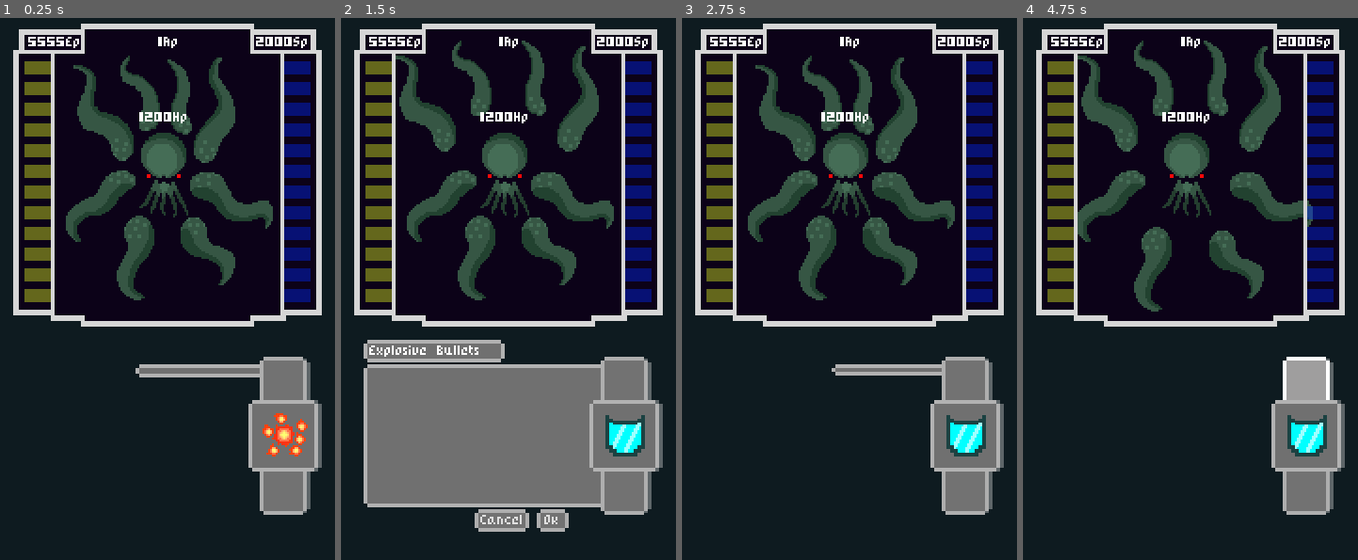
Above: before the commit, frames 1-4 (left to right).
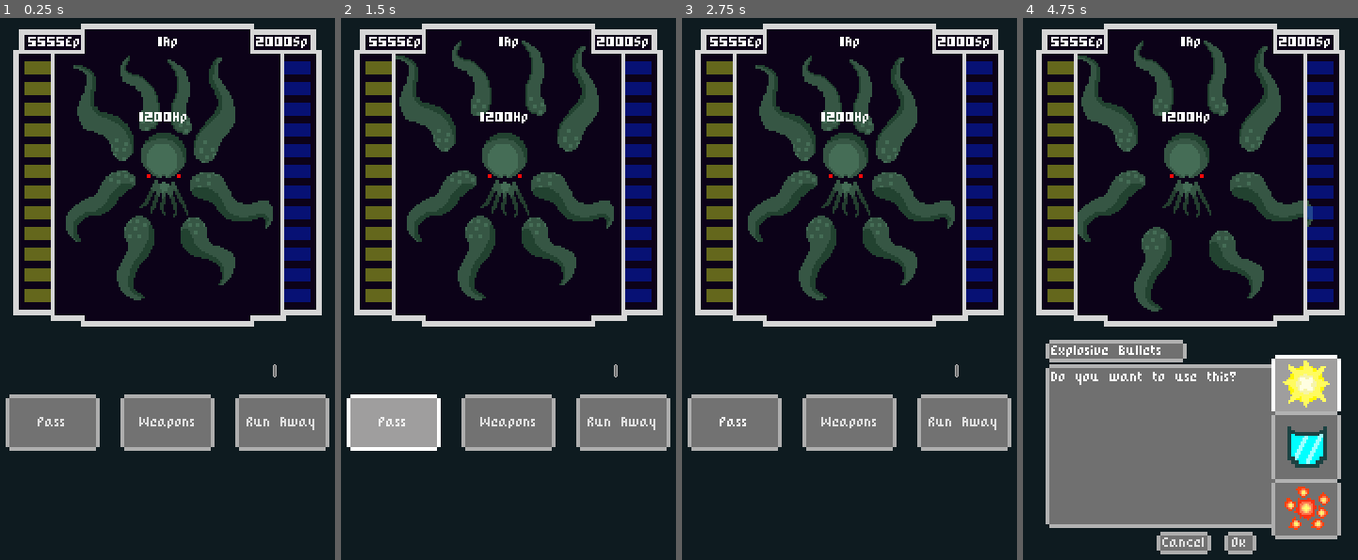
Above: after the commit, the same moments.

Repository: Razzf/SpaceRpg
Game: Godot game, scene res://Scenes/Battle.tscn
The game is run twice, just before and just after one commit, with the same random seed, the same clock (stepped at 60 frames per second) and the same inputs. The project has no main scene, so this scene is started directly.
Inputs (mouse positions are in pixels of both pictures, inside the frame that each line leads up to; where the layout moved, square brackets give the same spot in the first picture):
- Up to frame 1 (0.25 s): no input
- Up to frame 2 (1.5 s): click (625, 381) at 0.52 s; click (394, 424) at 1.25 s, where only the run after the commit has a clickable "Pass"
- Up to frame 3 (2.75 s): click (842, 522) at 2 s, where only the run before the commit has a clickable "Cancel"
- Up to frame 4 (4.75 s): click (1307, 489) at 2.77 s; click (1190, 424) at 3.5 s, where only the run after the commit has a clickable "Weapons"; click (1307, 386) [1307, 381] at 4.25 s

The runs differ from the first frame. In frame 1, 11% of the frame differs, in the area x 1-99%, y 62-92%; in frame 2, 23%; in frame 3, 11%; in frame 4, 28%, in the area x 6-97%, y 59-99%.

Commit message:
UI improved

Diff:
--- a/Scenes/Battle.tscn
+++ b/Scenes/Battle.tscn
@@ -15,10 +15,6 @@
 [ext_resource path="res://Scripts/ShipStats.gd" type="Script" id=23]
 [ext_resource path="res://Scripts/StatsContainer.gd" type="Script" id=24]
 
-[sub_resource type="StyleBoxEmpty" id=1]
-
-[sub_resource type="StyleBoxFlat" id=2]
-
 [sub_resource type="Animation" id=3]
 resource_name = "PanelAppear"
 tracks/0/type = "value"
@@ -31,7 +27,7 @@
 "times": PoolRealArray( 0, 0.2, 0.4, 0.6, 0.8, 1 ),
 "transitions": PoolRealArray( 1, 1, 1, 1, 1, 1 ),
 "update": 0,
-"values": [ Vector2( 2, 7 ), Vector2( 60, 7 ), Vector2( 120, 7 ), Vector2( 135, 40 ), Vector2( 135, 60 ), Vector2( 135, 76 ) ]
+"values": [ Vector2( 2, 7 ), Vector2( 77, 7 ), Vector2( 135, 7 ), Vector2( 135, 40 ), Vector2( 135, 70 ), Vector2( 135, 87 ) ]
 }
 
 [sub_resource type="Animation" id=4]
@@ -46,12 +42,16 @@
 "times": PoolRealArray( 0, 0.2, 0.4, 0.6, 0.8, 1 ),
 "transitions": PoolRealArray( 1, 1, 1, 1, 1, 1 ),
 "update": 0,
-"values": [ Vector2( 87, 120 ), Vector2( 87, 80 ), Vector2( 87, 40 ), Vector2( 87, 6 ), Vector2( 40, 6 ), Vector2( 2, 6 ) ]
+"values": [ Vector2( 135, 87 ), Vector2( 135, 47 ), Vector2( 135, 25 ), Vector2( 135, 6 ), Vector2( 73, 6 ), Vector2( 2, 6 ) ]
 }
 
 [sub_resource type="StyleBoxEmpty" id=5]
 
 [sub_resource type="StyleBoxFlat" id=6]
+
+[sub_resource type="StyleBoxEmpty" id=11]
+
+[sub_resource type="StyleBoxFlat" id=12]
 
 [sub_resource type="StyleBoxEmpty" id=7]
 
@@ -95,46 +95,11 @@
 "_edit_use_anchors_": false
 }
 
-[node name="TwoUpperBtns" type="VBoxContainer" parent="UI"]
-visible = false
-self_modulate = Color( 1, 1, 1, 0.54902 )
-margin_left = 14.0
-margin_top = 50.0
-margin_right = 46.0
-margin_bottom = 122.0
-custom_constants/separation = 8
-__meta__ = {
-"_edit_use_anchors_": false
-}
-
-[node name="Button2" type="Button" parent="UI/TwoUpperBtns"]
-self_modulate = Color( 1, 1, 1, 0.666667 )
-margin_right = 32.0
-margin_bottom = 32.0
-rect_min_size = Vector2( 32, 32 )
-custom_styles/hover = ExtResource( 3 )
-custom_styles/pressed = ExtResource( 2 )
-custom_styles/focus = SubResource( 1 )
-custom_styles/disabled = SubResource( 2 )
-custom_styles/normal = ExtResource( 1 )
-
-[node name="Button3" type="Button" parent="UI/TwoUpperBtns"]
-self_modulate = Color( 1, 1, 1, 0.666667 )
-margin_top = 40.0
-margin_right = 32.0
-margin_bottom = 72.0
-rect_min_size = Vector2( 32, 32 )
-custom_styles/hover = ExtResource( 3 )
-custom_styles/pressed = ExtResource( 2 )
-custom_styles/focus = SubResource( 1 )
-custom_styles/disabled = SubResource( 2 )
-custom_styles/normal = ExtResource( 1 )
-
 [node name="InfPanel" type="Panel" parent="UI"]
 margin_left = 148.0
 margin_top = 211.0
-margin_right = 148.0
-margin_bottom = 211.0
+margin_right = 150.0
+margin_bottom = 218.0
 rect_scale = Vector2( -1, 1 )
 custom_styles/panel = ExtResource( 21 )
 script = ExtResource( 20 )
@@ -169,10 +134,10 @@
 }
 
 [node name="OkBtn" type="Button" parent="UI/InfPanel"]
-margin_left = 43.0
-margin_top = 77.0
-margin_right = 60.0
-margin_bottom = 89.0
+margin_left = 40.0
+margin_top = 89.0
+margin_right = 57.0
+margin_bottom = 101.0
 rect_scale = Vector2( -1, 1 )
 custom_styles/hover = ExtResource( 3 )
 custom_styles/pressed = ExtResource( 2 )
@@ -187,9 +152,9 @@
 
 [node name="CancelBtn" type="Button" parent="UI/InfPanel"]
 margin_left = 76.0
-margin_top = 77.0
+margin_top = 89.0
 margin_right = 105.0
-margin_bottom = 89.0
+margin_bottom = 101.0
 rect_scale = Vector2( -1, 1 )
 custom_styles/hover = ExtResource( 3 )
 custom_styles/pressed = ExtResource( 2 )
@@ -209,21 +174,72 @@
 margin_bottom = 73.0
 rect_scale = Vector2( -1, 1 )
 custom_fonts/normal_font = ExtResource( 22 )
-__meta__ = {
-"_edit_use_anchors_": false
-}
-
-[node name="WeaponController" type="CenterContainer" parent="UI"]
-margin_left = 133.0
-margin_top = 206.0
-margin_right = 170.0
-margin_bottom = 292.0
+text = "Do you want to use this?"
+__meta__ = {
+"_edit_use_anchors_": false
+}
+
+[node name="ActiobButtons" type="HBoxContainer" parent="UI/InfPanel"]
+margin_left = 144.0
+margin_top = 16.0
+margin_right = 316.0
+margin_bottom = 46.0
+rect_scale = Vector2( -1, 1 )
+custom_constants/separation = 11
+__meta__ = {
+"_edit_use_anchors_": false
+}
+
+[node name="btn" type="Button" parent="UI/InfPanel/ActiobButtons"]
+margin_right = 50.0
+margin_bottom = 30.0
+rect_min_size = Vector2( 50, 30 )
+custom_styles/hover = ExtResource( 3 )
+custom_styles/pressed = ExtResource( 2 )
+custom_styles/focus = SubResource( 11 )
+custom_styles/disabled = SubResource( 12 )
+custom_styles/normal = ExtResource( 1 )
+custom_fonts/font = ExtResource( 22 )
+text = "Pass"
+
+[node name="ShoWeaponsBtn" type="Button" parent="UI/InfPanel/ActiobButtons"]
+margin_left = 61.0
+margin_right = 111.0
+margin_bottom = 30.0
+rect_min_size = Vector2( 50, 30 )
+custom_styles/hover = ExtResource( 3 )
+custom_styles/pressed = ExtResource( 2 )
+custom_styles/focus = SubResource( 11 )
+custom_styles/disabled = SubResource( 12 )
+custom_styles/normal = ExtResource( 1 )
+custom_fonts/font = ExtResource( 22 )
+text = "Weapons"
+
+[node name="btn3" type="Button" parent="UI/InfPanel/ActiobButtons"]
+margin_left = 122.0
+margin_right = 172.0
+margin_bottom = 30.0
+rect_min_size = Vector2( 50, 30 )
+custom_styles/hover = ExtResource( 3 )
+custom_styles/pressed = ExtResource( 2 )
+custom_styles/focus = SubResource( 11 )
+custom_styles/disabled = SubResource( 12 )
+custom_styles/normal = ExtResource( 1 )
+custom_fonts/font = ExtResource( 22 )
+text = "Run Away"
+
+[node name="WeaponController" type="CenterContainer" parent="UI/InfPanel"]
+margin_left = 15.0
+margin_top = -5.0
+margin_right = 52.0
+margin_bottom = 81.0
+rect_scale = Vector2( -1, 1 )
 script = ExtResource( 14 )
 __meta__ = {
 "_edit_use_anchors_": false
 }
 
-[node name="UpDownBtns" type="VBoxContainer" parent="UI/WeaponController"]
+[node name="UpDownBtns" type="VBoxContainer" parent="UI/InfPanel/WeaponController"]
 margin_left = 6.0
 margin_top = 1.0
 margin_right = 31.0
@@ -231,7 +247,7 @@
 rect_min_size = Vector2( 23, 60 )
 custom_constants/separation = 34
 
-[node name="UpButton" type="Button" parent="UI/WeaponController/UpDownBtns"]
+[node name="UpButton" type="Button" parent="UI/InfPanel/WeaponController/UpDownBtns"]
 margin_right = 25.0
 margin_bottom = 25.0
 rect_min_size = Vector2( 25, 25 )
@@ -241,7 +257,7 @@
 custom_styles/disabled = SubResource( 8 )
 custom_styles/normal = ExtResource( 1 )
 
-[node name="DownButton" type="Button" parent="UI/WeaponController/UpDownBtns"]
+[node name="DownButton" type="Button" parent="UI/InfPanel/WeaponController/UpDownBtns"]
 margin_top = 59.0
 margin_right = 25.0
 margin_bottom = 84.0
@@ -252,14 +268,14 @@
 custom_styles/disabled = SubResource( 10 )
 custom_styles/normal = ExtResource( 1 )
 
-[node name="WeaponIcon" type="Panel" parent="UI/WeaponController"]
+[node name="WeaponIcon" type="Panel" parent="UI/InfPanel/WeaponController"]
 margin_top = 24.0
 margin_right = 37.0
 margin_bottom = 62.0
 rect_min_size = Vector2( 37, 38 )
 custom_styles/panel = ExtResource( 21 )
 
-[node name="Sprite" type="Sprite" parent="UI/WeaponController/WeaponIcon"]
+[node name="Sprite" type="Sprite" parent="UI/InfPanel/WeaponController/WeaponIcon"]
 position = Vector2( 19, 19 )
 
 [node name="StatsContainer" type="HBoxContainer" parent="UI"]
@@ -309,7 +325,10 @@
 [connection signal="Ap_Changed" from="SpaceShip" to="UI/StatsContainer" method="_on_ShipStats_Ap_Changed"]
 [connection signal="Energy_Changed" from="SpaceShip" to="UI/StatsContainer" method="_on_ShipStats_Energy_Changed"]
 [connection signal="Shield_Changed" from="SpaceShip" to="UI/StatsContainer" method="_on_ShipStats_Shield_Changed"]
+[connection signal="end_turn" from="Enemy" to="UI/InfPanel" method="_on_Enemy_end_turn"]
 [connection signal="pressed" from="UI/InfPanel/OkBtn" to="UI/InfPanel" method="_on_OkBtn_pressed"]
 [connection signal="pressed" from="UI/InfPanel/CancelBtn" to="UI/InfPanel" method="_on_CancelBtn_pressed"]
-[connection signal="pressed" from="UI/WeaponController/UpDownBtns/UpButton" to="UI/WeaponController" method="_on_UpButton_pressed"]
-[connection signal="pressed" from="UI/WeaponController/UpDownBtns/DownButton" to="UI/WeaponController" method="_on_DownButton_pressed"]
+[connection signal="pressed" from="UI/InfPanel/ActiobButtons/ShoWeaponsBtn" to="UI/InfPanel" method="_on_ShoWeaponsBtn_pressed"]
+[connection signal="weapon_Changed" from="UI/InfPanel/WeaponController" to="UI/InfPanel" method="_on_WeaponController_weapon_Changed"]
+[connection signal="pressed" from="UI/InfPanel/WeaponController/UpDownBtns/UpButton" to="UI/InfPanel/WeaponController" method="_on_UpButton_pressed"]
+[connection signal="pressed" from="UI/InfPanel/WeaponController/UpDownBtns/DownButton" to="UI/InfPanel/WeaponController" method="_on_DownButton_pressed"]
--- a/Scripts/InfPAnel.gd
+++ b/Scripts/InfPAnel.gd
@@ -5,6 +5,8 @@
 onready var OkBtn = $OkBtn
 onready var CancelBtn = $CancelBtn
 onready var InfText = $InfText
+onready var ActionBtns = $ActiobButtons
+onready var weaponController = $WeaponController
 var _animation = Animation.new()
 var PanelAbleToAppear = true
 
@@ -13,29 +15,13 @@
 #onready var weapon = battle_units.ShipStats.find_node("Weapon", true, false)
 
 func _ready():
-	print(str(weapon))
-	pass
+	weaponController.hide()
 	TittleLabel.hide()
 	TittlePanel.hide()
 	OkBtn.hide()
 	CancelBtn.hide()
 	InfText.hide()
-	if PanelAbleToAppear:
-		animation.play("PanelAppear")
-		yield(animation,"animation_finished")
-		TittlePanel.show()
-		TittleLabel.show()
-		InfText.show()
-		TittleLabel.text = weapon._name
-
-		OkBtn.show()
-		CancelBtn.show()
-		PanelAbleToAppear = false
-
-
-
-
-
+	pass
 
 func _on_OkBtn_pressed():
 	TittleLabel.hide()
@@ -45,17 +31,19 @@
 	InfText.hide()
 	animation.play("PanelDisappear")
 	yield(animation,"animation_finished")
+	weaponController.hide()
 	PanelAbleToAppear = true
 	var enemy = battle_units.Enemy
 	var ship = battle_units.ShipStats
 	if enemy != null and ship != null:
 		enemy.take_damage(weapon.power)
-		ship.energy -= 200
+		ship.energy -= weapon.cost
 		ship.ap -= 1
 		print("attacking")
 
 
 func _on_CancelBtn_pressed():
+	weaponController.hide()
 	TittleLabel.hide()
 	TittlePanel.hide()
 	OkBtn.hide()
@@ -64,3 +52,32 @@
 	animation.play("PanelDisappear")
 	yield(animation,"animation_finished")
 	PanelAbleToAppear = true
+
+
+func _on_Enemy_end_turn():
+	weaponController.hide()
+	TittleLabel.hide()
+	TittlePanel.hide()
+	OkBtn.hide()
+	CancelBtn.hide()
+	InfText.hide()
+	ActionBtns.show()
+
+
+func _on_WeaponController_weapon_Changed(weapon_selected):
+	TittleLabel.text = weapon_selected._name
+
+
+func _on_ShoWeaponsBtn_pressed():
+	if PanelAbleToAppear:
+		ActionBtns.hide()
+		weaponController.show()
+		animation.play("PanelAppear")
+		yield(animation,"animation_finished")
+		TittlePanel.show()
+		TittleLabel.show()
+		InfText.show()
+		TittleLabel.text = weapon._name
+		OkBtn.show()
+		CancelBtn.show()
+		PanelAbleToAppear = false
--- a/Scripts/WeaponSelector.gd
+++ b/Scripts/WeaponSelector.gd
@@ -2,32 +2,30 @@
 
 const battle_units = preload("res://Resources/ScriptableClasses/BattleUnits.tres")
 onready var weaponIcon = $WeaponIcon/Sprite
+onready var UpperButton = $UpDownBtns/UpButton
+onready var LowerButton = $UpDownBtns/DownButton
 signal weapon_Changed(weapon_selected)
 var index = 0
+var up_index = 1
+var down_index = 2
 
 func _ready():
 	var ship = battle_units.ShipStats
 	var weapon = ship.Weapons[index].instance()
 	weaponIcon.texture = weapon.icon_texture
-	pass
+	UpperButton.icon = ship.Weapons[up_index].instance().icon_texture
+	LowerButton.icon = ship.Weapons[down_index].instance().icon_texture
 
-func _on_UpButton_pressed():
-	if battle_units.ShipStats.find_node("Weapon", true, false) != null:
-		var ship = battle_units.ShipStats
-		index = index + 1
-		if index == ship.Weapons.size():
-			index = 0
-		update_weapon(index)
+func _on_UpButton_pressed(): #Moves the weapons downwards
+	twist_weapons(1)
 
-func _on_DownButton_pressed():
-	if battle_units.ShipStats.find_node("Weapon", true, false) != null:
-		var ship = battle_units.ShipStats
-		index = index - 1
-		if index == - ship.Weapons.size():
-			index = 0
-		update_weapon(index)
 
-func update_weapon(w_index):
+func _on_DownButton_pressed(): #moves the weapons upwards
+	twist_weapons(-1)
+
+
+
+func update_weapon(w_index): #func that updates the actual weapon of the ship
 	var ship = battle_units.ShipStats
 	var weapon = ship.get_node("Weapon")
 	ship.remove_child(weapon)
@@ -35,3 +33,27 @@
 	weapon = ship.get_node("Weapon")
 	emit_signal("weapon_Changed", weapon)
 	weaponIcon.texture = weapon.icon_texture
+
+func twist_weapons(trace): #func that moves the weapon positions up or down
+	var ship = battle_units.ShipStats
+	if ship.find_node("Weapon", true, false) != null:
+		index = index + 1 * (trace)
+		up_index = up_index + 1 * (trace)
+		down_index = down_index + 1 * (trace)
+		if index == ship.Weapons.size() * (trace):
+			index = 0
+			up_index = 1
+			down_index = 2
+		elif up_index == ship.Weapons.size() * (trace):
+			index = 2
+			up_index = 0
+			down_index = 1
+		elif down_index == ship.Weapons.size() * (trace):
+			index = 1
+			up_index = 2
+			down_index = 0
+
+		UpperButton.icon = ship.Weapons[up_index].instance().icon_texture
+		LowerButton.icon = ship.Weapons[down_index].instance().icon_texture
+
+		update_weapon(index)
Binary file changed: Img Resources/Sprites and designs/combat design 4.png
